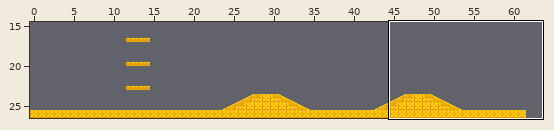
A Tiled map gets an edit: assets/stage1.tmx. The first picture is a wide view before the edit; the outline marks the close-up.
Close-up. Earlier state:
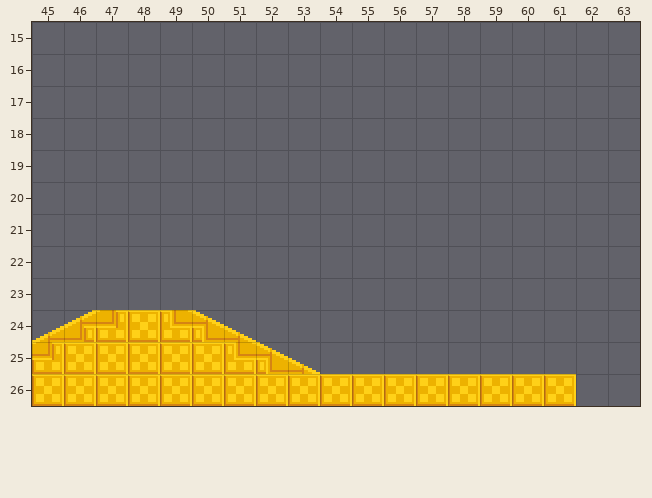
Cells are 16x16 px. Shown: x 45..63, y 15..26. The commit also changed other parts of the map, which this record leaves out.
The same view after the edit:
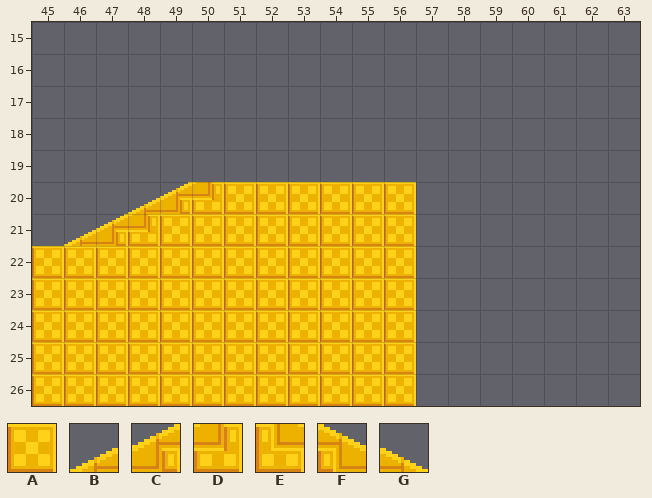
Key: from "tileset": A 2, B 40, C 41, D 42, E 43, F 44, G 45.
_ is an empty cell.
Difference:
{"where": "layer \"Tile Layer 1\""}
{"y":20,"x":48,"old":"_________","new":"BCDAAAAAA"}
{"y":21,"x":46,"old":"___________","new":"BCDAAAAAAAA"}
{"y":22,"x":45,"old":"____________","new":"AAAAAAAAAAAA"}
{"y":23,"x":45,"old":"____________","new":"AAAAAAAAAAAA"}
{"y":24,"x":45,"old":"BCD","new":"AAA"}
{"y":24,"x":49,"old":"EFG_____","new":"AAAAAAAA"}
{"y":25,"x":45,"old":"D","new":"A"}
{"y":25,"x":51,"old":"EFG___","new":"AAAAAA"}
{"y":26,"x":57,"old":"AAAAA","new":"_____"}
{"label":"changed","picture_box":[32,182,576,406]}
